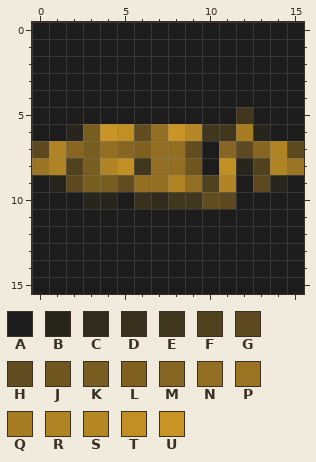
Edited in one commit: pixel-art sprite (favicon/favicon-16x16.png). The picture above is the old version.
The file is 16x16 pixels. Colours within 5 levels of each other are drawn and written as one.
Palette (. is transparent): A #1c1c1c  B #28251d  C #312b1d  D #39301e  E #41361e  F #50411f  G #5c491f  H #624d20  J #6f561f  K #785d21  L #7f601f  M #866622  N #926f23  P #9a7423  Q #a67d23  R #b08424  S #b68825  T #c18f24  U #c99626
And afterwards:
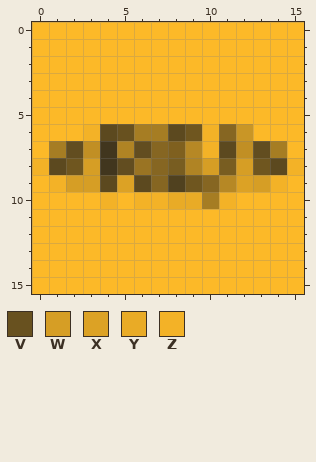
Colours new in this view: V #68511f  W #d69e25  X #dca225  Y #e9ab26  Z #f3b227
Changes in this commit:
colour A: #1c1c1c -> #fcb928
y 5: x 12 E -> A
y 6: x 2..13 BKUTHNUSEEQB -> AZGVQQGJZMUA
y 7: x 0..15 GRMKNMLNNHAMGMRG -> AQHTERHMLSZGTHQA
y 8: x 0..15 PRFKRTENNJATBFRP -> ZGJWEHPMKRWKWJGZ
y 9: x 1..14 BGKKHNNRNFRAGB -> ZWWGXGMFJMSXWZ
y 10: x 3..4 BB -> AZ; x 6..11 DCEEHG -> ZZYYQZ
Where, in picture pixels (left, top, right, bottom), the same in both pictures:
changed: (32, 22, 304, 294)
